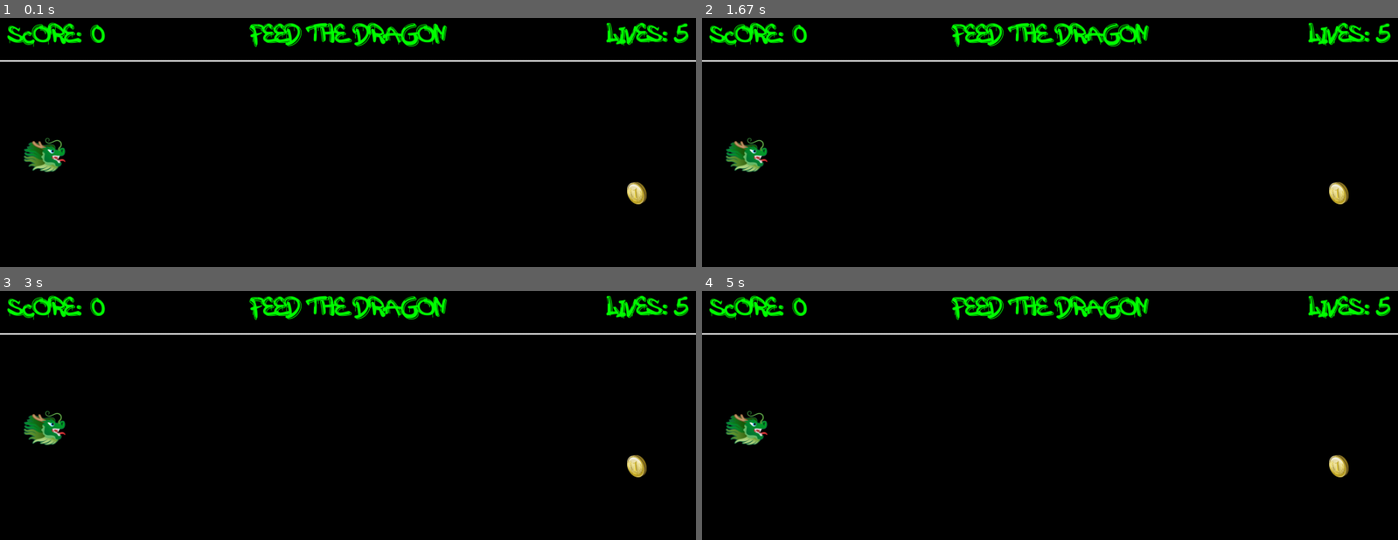
Above: before the commit, frames 1-4 (two rows, left to right).
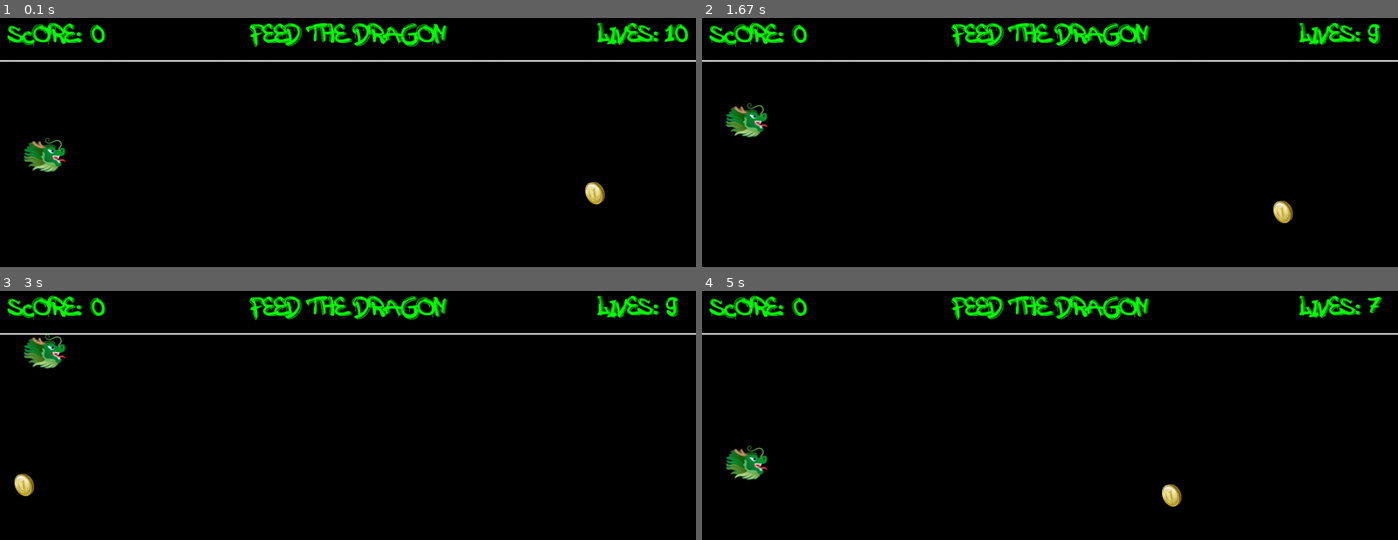
Above: after the commit, the same moments.

Repository: JesusCRIS90/PyGame_Ex
Game: pygame game, started from Game 1/LogicGame.py
Two runs of this game, one before a commit and one after it. Both use one fixed random seed, a clock stepped at 60 frames per second and the inputs below.
Inputs:
- Up to frame 1 (0.1 s): no input
- Up to frame 2 (1.67 s): hold Up 0.33-0.8 s; hold Down 0.83-1.13 s; hold Up 1.17-1.53 s; hold Down from 1.57 s (still down)
- Up to frame 3 (3 s): release Down at 1.93 s; hold Up 1.97-2.27 s; hold Down 2.3-2.6 s; hold Up from 2.63 s (still down)
- Up to frame 4 (5 s): release Up at 3 s; hold Down 3.03-3.4 s; hold Up 3.43-3.73 s; hold Down 3.77-4.07 s; hold Up 4.1-4.47 s; hold Down 4.5-4.87 s; hold Up from 4.9 s (still down)

The runs differ from the first frame. In frame 1, 1.2% of the frame differs, in the area x 84-99%, y 1-75%; in frame 2, 2.3%; in frame 3, 2.3%, in the area x 2-99%, y 1-83%; in frame 4, 2.3%.

Commit message:
[ MOD ] Begginer Game 1 v1.0

Diff:
--- /dev/null
+++ b/Game 1/Function_Utilities.py
@@ -0,0 +1,65 @@
+
+"""
+
+In this file we make the definition of all Setting for the game
+
+"""
+
+import SettingFile as STS
+import pygame
+import random
+
+def moveUp( rect2move ):
+    rect2move.y -= STS.PLAYER_VELOCITY
+
+def moveDown( rect2move ):
+    rect2move.y += STS.PLAYER_VELOCITY
+
+def Move_Player( rect2move, key_event:pygame.event = None, press_button:pygame.key = None ):
+
+    # if key_event != None:
+    #     if ( key_event.key == pygame.K_LEFT ) and rect2move.left > 0:
+    #         moveLeft( rect2move, moveInverse )
+
+    #     if key_event.key == pygame.K_RIGHT and rect2move.right < WINDOW_WIDTH:
+    #         moveRigth( rect2move, moveInverse )
+
+    #     if key_event.key == pygame.K_UP and rect2move.top > 0:
+    #         moveUp( rect2move )
+
+    #     if key_event.key == pygame.K_DOWN and rect2move.bottom < WINDOW_HEIGHT:
+    #         moveDown( rect2move )
+
+    #     return
+
+    if press_button != None:
+
+        if press_button[ pygame.K_UP ] and rect2move.top > 64:
+            moveUp( rect2move )
+
+        if press_button[ pygame.K_DOWN ] and rect2move.bottom < STS.WINDOW_HEIGTH:
+            moveDown( rect2move )
+
+        return
+
+def Move_Coin( coin_rect:pygame.rect.Rect,  player_lives, coin_velocity, coin_sound:pygame.mixer.Sound = None ):
+
+    # Player miss the coin
+    if coin_rect.x < 0:
+        player_lives -= 1
+        if player_lives <= 0:
+            player_lives = 0
+        coin_sound.play()
+        Reset_Coin_Position( coin_rect )
+    else:
+        coin_rect.x -= coin_velocity
+
+    return player_lives
+
+def Reset_Coin_Position( coin_rect:pygame.rect.Rect ):
+    coin_rect.x = STS.WINDOW_WIDTH + STS.BUFFER_DISTANCE
+    coin_rect.y = random.randint( 64, STS.WINDOW_HEIGTH - 32 )
+
+def Update_HUD( score, player_lives ):
+
+    pass
--- a/Game 1/LogicGame.py
+++ b/Game 1/LogicGame.py
@@ -6,6 +6,7 @@
 """
 
 import SettingFile as settings
+import Function_Utilities as FNC_UT
 import pygame
 import random
 
@@ -26,7 +27,6 @@
 player_lives = settings.PLAYER_STARTING_LIVES
 coin_velocity = settings.COINS_STARTING_VELOCITY
 
-# Set Font
 font = pygame.font.Font( settings.FONT_FILE, settings.FONT_SIZE )
 
 # Set Text
@@ -45,11 +45,11 @@
 
 gameover_text = font.render( "GAME OVER", True, settings.GREEN, settings.BLACK )
 gameover_rect = gameover_text.get_rect()
-gameover_rect.topleft = ( settings.WINDOW_WIDTH // 2, settings.WINDOW_HEIGTH // 2 )
+gameover_rect.center = ( settings.WINDOW_WIDTH//2, settings.WINDOW_HEIGTH//2 )
 
 continue_text = font.render( "Press any key to play the game", True, settings.GREEN, settings.BLACK )
 continue_rect = continue_text.get_rect()
-continue_rect.topleft = ( settings.WINDOW_WIDTH // 2, settings.WINDOW_HEIGTH // 2 + 32 )
+continue_rect.center = ( settings.WINDOW_WIDTH//2, settings.WINDOW_HEIGTH//2 + 40 )
 
 
 # Set Sounds and Music
@@ -70,6 +70,7 @@
 
 
 # Main Loop Game
+pygame.mixer.music.play( -1, 0.0 )
 running = True
 while running:
 
@@ -77,6 +78,46 @@
     for event in pygame.event.get():
         if event.type == pygame.QUIT:
             running = False
+
+    # Moving User Dragon
+    keys_pressed = pygame.key.get_pressed()
+    FNC_UT.Move_Player( player_rect, press_button = keys_pressed )
+
+    # Move the coin
+    player_lives = FNC_UT.Move_Coin( coin_rect, player_lives, coin_velocity, miss_sound )
+
+    # Checking Coin Collision
+    if player_rect.colliderect( coin_rect ):
+        score += 1; coin_sound.play()
+        coin_velocity += settings.COINS_ACCELERATION
+        FNC_UT.Reset_Coin_Position( coin_rect )
+
+    # Update the HUB
+    score_text = font.render( "Score: " +  str( score ), True, settings.GREEN, settings.BLACK )
+    lives_text = font.render( "Lives: " +  str( player_lives ), True, settings.GREEN, settings.BLACK )
+
+
+    # Check for game over
+    if player_lives == 0:
+        display_surface.blit( gameover_text, gameover_rect )
+        display_surface.blit( continue_text, continue_rect )
+        pygame.display.update()
+
+        pygame.mixer.music.stop()
+        is_paused = True
+        while is_paused:
+            for event in pygame.event.get():
+                # Player wants to play again
+                if event.type == pygame.KEYDOWN:
+                    score = 0; player_lives = settings.PLAYER_STARTING_LIVES
+                    coin_velocity = settings.COINS_STARTING_VELOCITY
+                    player_rect.y = settings.WINDOW_HEIGTH // 2
+                    pygame.mixer.music.play(-1, 0.0)
+                    is_paused = False
+
+                # Play wants to quit the game
+                if event.type == pygame.QUIT:
+                    is_paused = running = False
 
 
     # Fill the display surface to cover old images
--- a/Game 1/SettingFile.py
+++ b/Game 1/SettingFile.py
@@ -3,6 +3,9 @@
 In this file we make the definition of all Setting for the game
 
 """
+
+import pygame
+
 
 # Game Name
 GAME_NAME = "Feed the dragon"
@@ -14,9 +17,9 @@
 FPS = 60
 
 # Settings game values
-PLAYER_STARTING_LIVES = 5
-PLAYER_VELOCITY = 5
-COINS_STARTING_VELOCITY = 5
+PLAYER_STARTING_LIVES = 10
+PLAYER_VELOCITY = 10
+COINS_STARTING_VELOCITY = 10
 COINS_ACCELERATION = .5
 BUFFER_DISTANCE = -100
 
@@ -35,6 +38,7 @@
 FONT_FILE = 'Assets/AttackGraffiti.ttf'
 FONT_SIZE = 32
 
+
 # Set Music and Sounds
 COIN_SOUND = "Assets/coin_sound.wav"
 MISS_SOUND = "Assets/miss_sound.wav"
